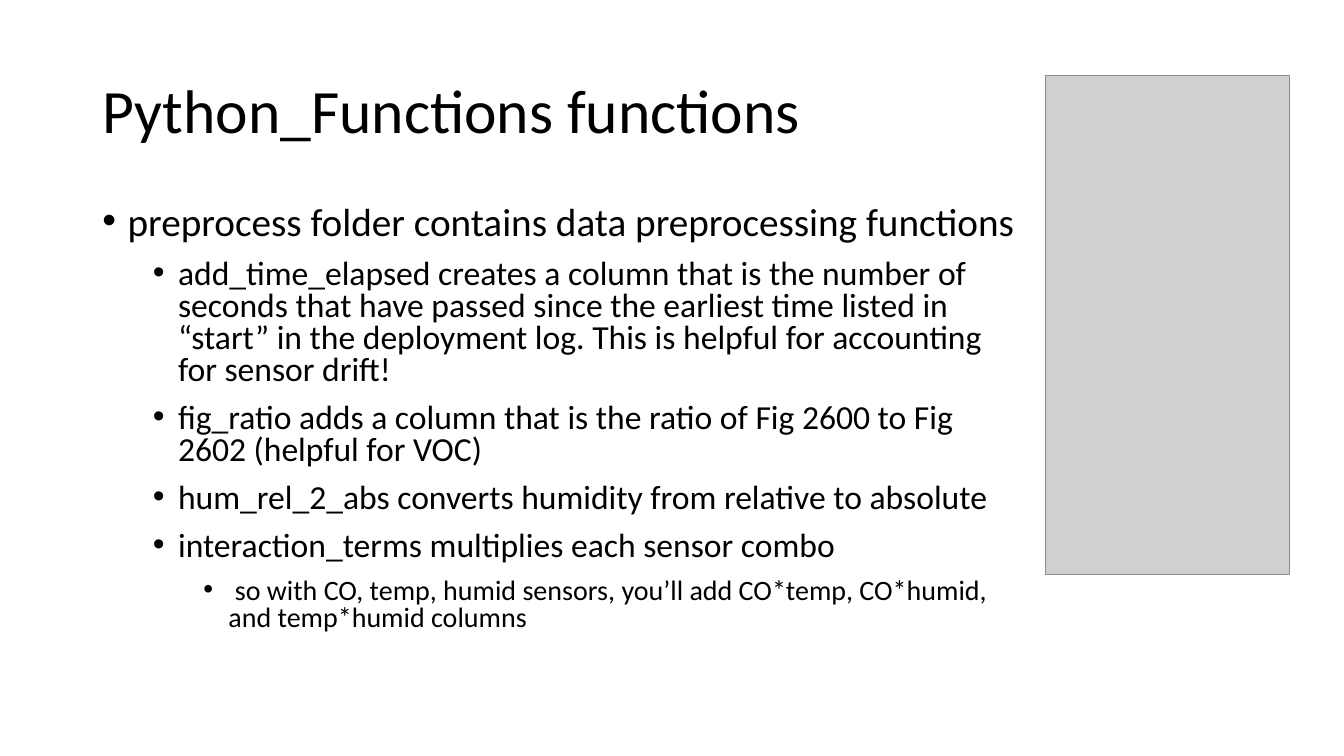
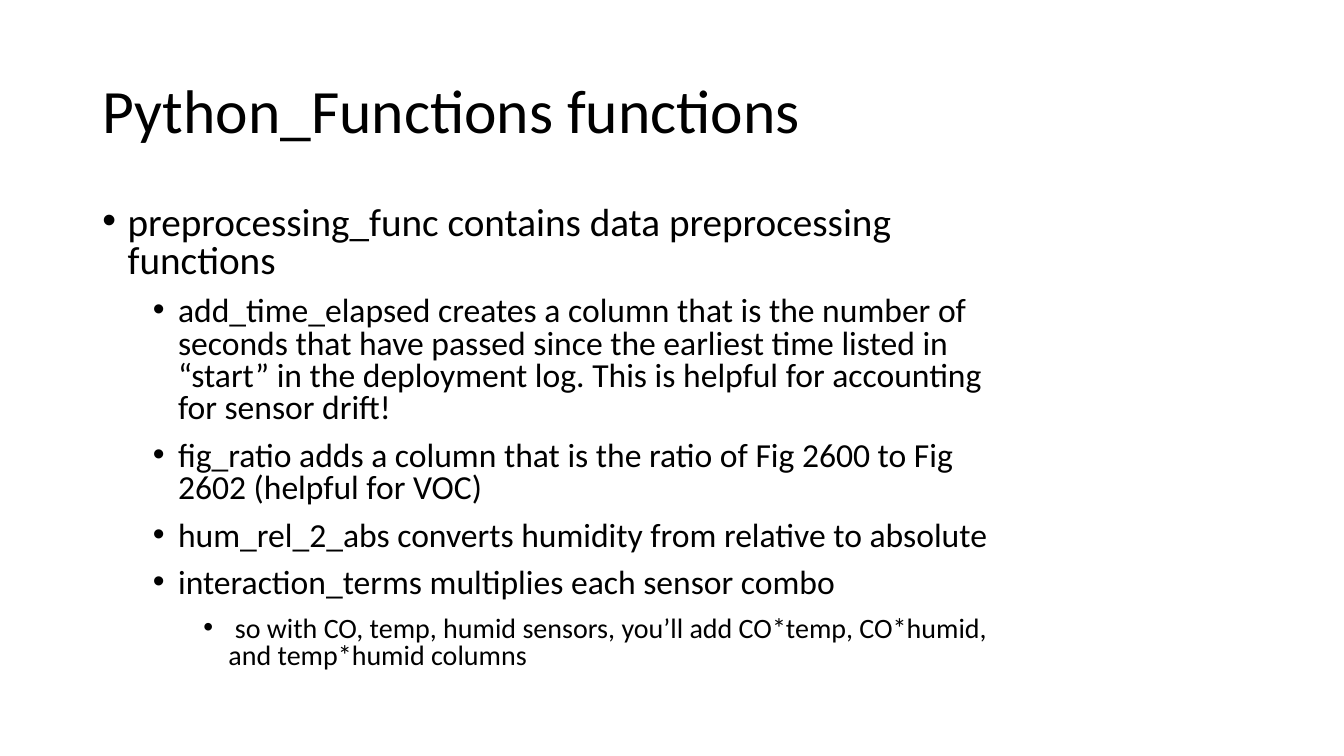
Before and after one commit to cafr1977/MPC_python, a slide deck: slide 28 of Python MPC.pptx (slide 23 before the commit). Drawn at 1344x756 pixels with LibreOffice and Linux fonts; fonts in the diff are those of the drawing; grey boxes stand for pictures. Boxes give left, top, right and bottom in pixels: in the first picture for what was removed or moved away, otherwise in the second. Text is boxed around its words. In the diff, an @@ line names an element or a change of style, - is before the commit and + after.

```diff
--- a/Python MPC.pptx
+++ b/Python MPC.pptx
@@ picture removed at box(1046, 75, 1290, 575) @@
@@ text at box(128, 208, 891, 275): text changed @@
-• preprocess folder contains data preprocessing functions
+• preprocessing_func contains data preprocessing functions
```
Also in this commit, not shown: 11 other slides changed, 5 slides added, 4 other files.
